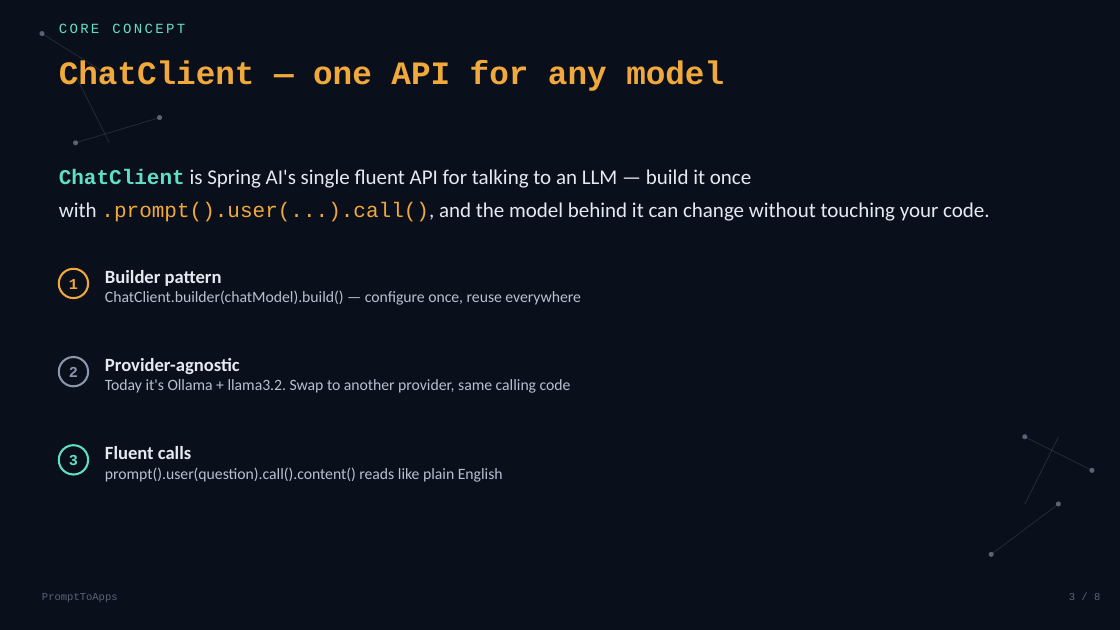
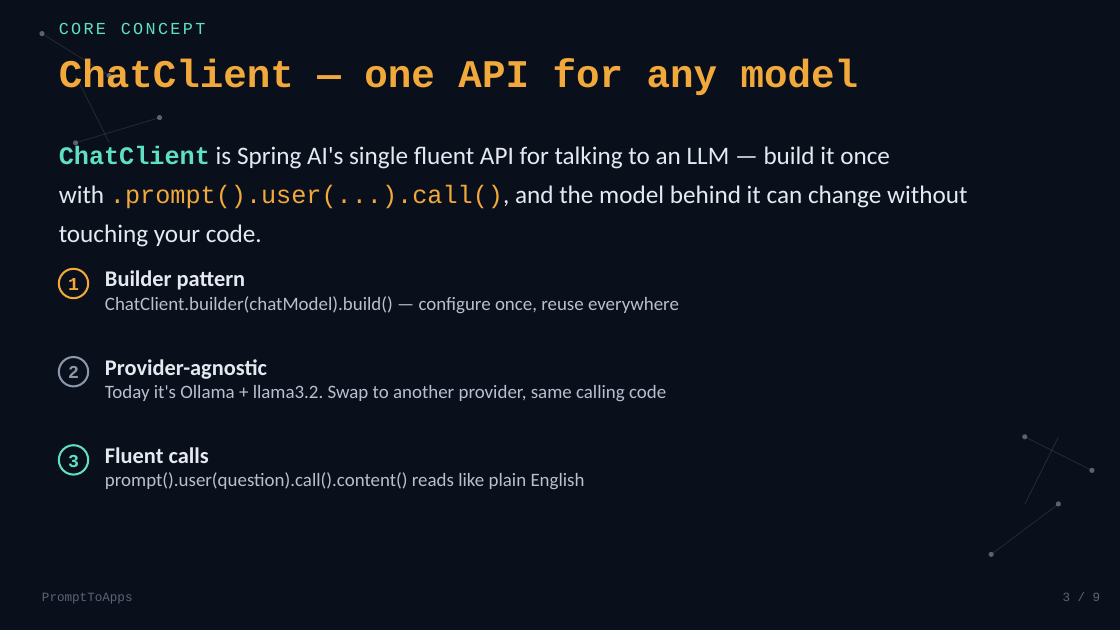
Before and after one commit to balajich/spring-ai-with-llama, a slide deck: slide 3 of slides/01-hello-spring-ai.pptx (slide 4 before the commit). Drawn at 1120x630 pixels with LibreOffice and Linux fonts; fonts in the diff are those of the drawing. Boxes give left, top, right and bottom in pixels: in the first picture for what was removed or moved away, otherwise in the second. Text is boxed around its words. In the diff, an @@ line names an element or a change of style, - is before the commit and + after.

```diff
--- a/slides/01-hello-spring-ai.pptx
+++ b/slides/01-hello-spring-ai.pptx
@@ text "CORE CONCEPT" at (59,23,206,34): size 12 to 14.4 pt @@
@@ text "ChatClient — one API for ..." at (59,58,859,95): size 28 to 33.6 pt @@
@@ text "ChatClient is Spring AI's single ..." at (59,145,967,247): size 18 to 21.6 pt @@
@@ text "Builder pattern" at (105,270,679,313): size 16 to 19.2 pt in "Builder pattern"; size 13.5 to 16.2 pt in "ChatClient.builder(chatModel).build() — configure once, reus ..." @@
@@ text "Provider-agnostic" at (105,359,666,401): size 16 to 19.2 pt in "Provider-agnostic"; size 13.5 to 16.2 pt in "Today it's Ollama + llama3.2. Swap to ..." @@
@@ text "3" at (68,455,79,473): size 13 to 15.6 pt @@
@@ text "Fluent calls" at (105,447,585,489): size 16 to 19.2 pt in "Fluent calls"; size 13.5 to 16.2 pt in "prompt().user(question).call().content() reads like plain En ..." @@
@@ text "PromptToApps" at (42,593,133,604): size 9 to 10.8 pt @@
@@ text at (1063,593,1101,601): text changed; size 9 to 10.8 pt @@
-3 / 8
+3 / 9
```
Also in this commit, not shown: 7 other slides changed, 1 slide added, 4 other files.
